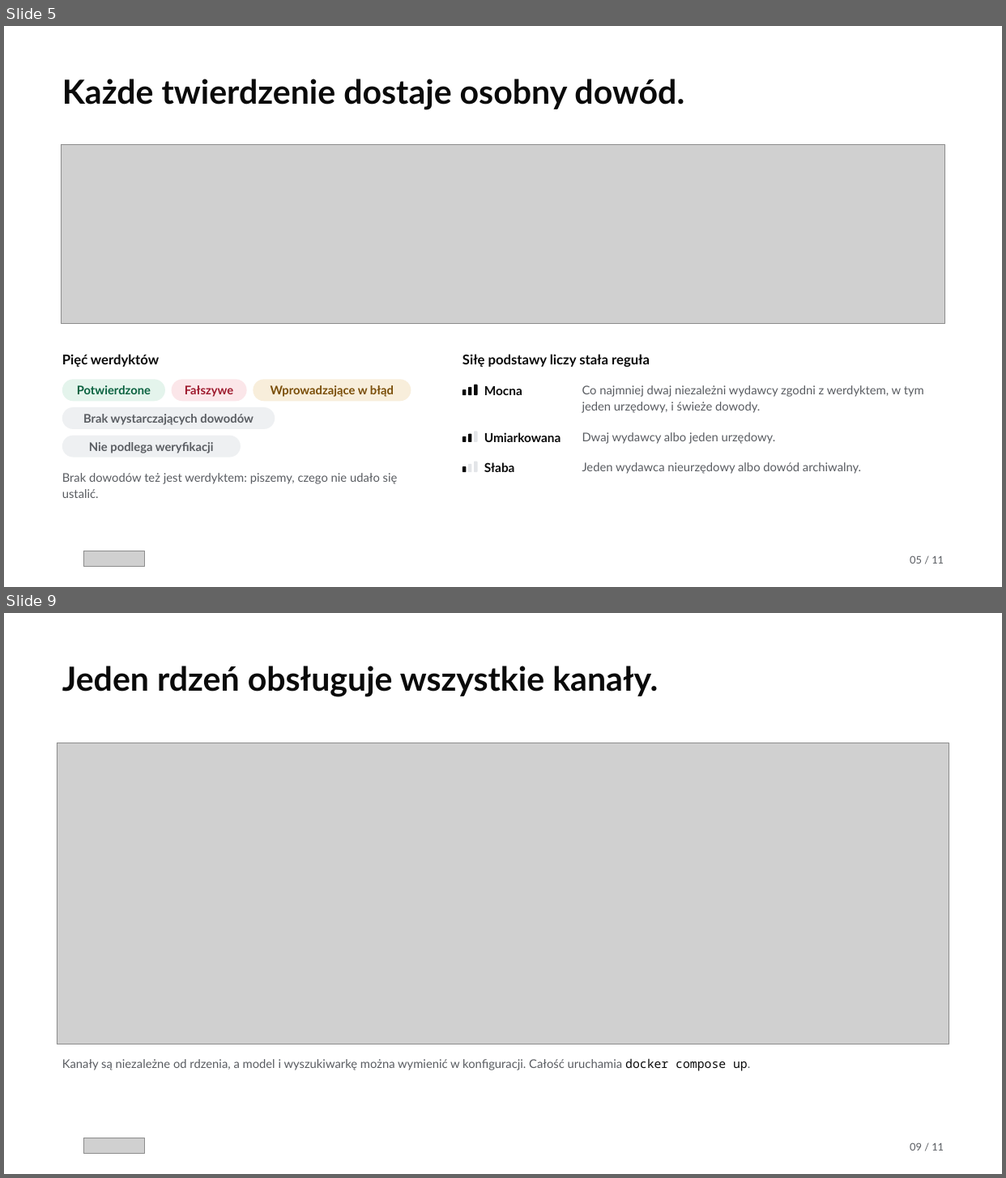
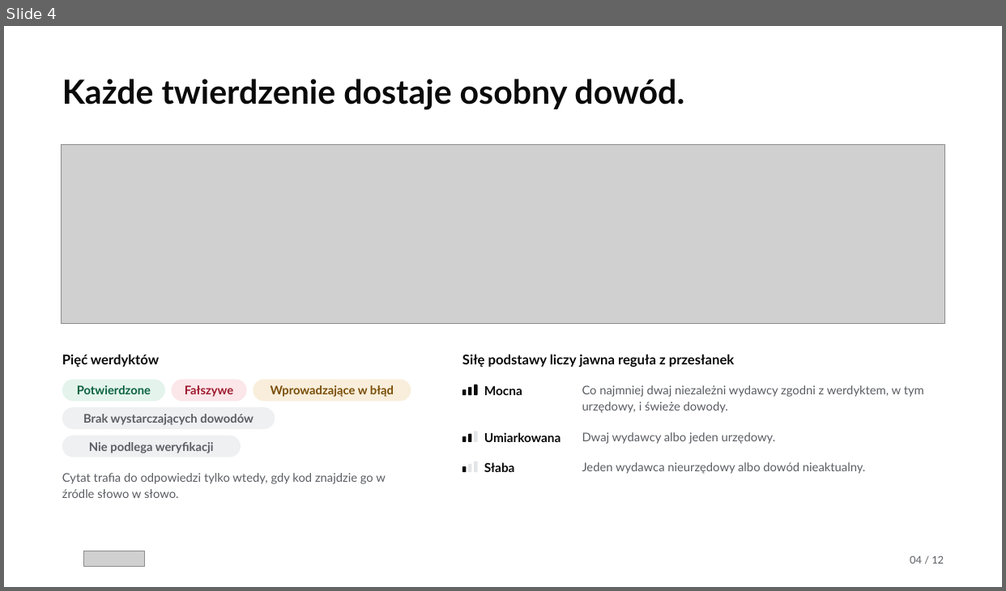
Before and after one commit to Meritum-HackNation2026/meritum-marketing, a slide deck: deck/meritum-deck.pptx. Shown one above the other, each under a label of ours: slides 5 and 9 before the commit, slide 4 after it; the slides between them are not shown. The pictures are 1006x1178 and 1006x591 pixels, drawn with LibreOffice and Linux fonts; fonts in the diff are those of the drawing; grey boxes stand for pictures; background and template pictures are left out. Boxes give left, top, right and bottom in pixels: in the first picture for what was removed or moved away, otherwise in the second. Text is boxed around its words. In the diff, an @@ line names an element or a change of style, - is before the commit and + after.

```diff
--- a/deck/meritum-deck.pptx
+++ b/deck/meritum-deck.pptx
@@ slide 9 removed at <box>4,613,1002,1174</box>, background #FFFFFF @@
@@ text removed at <box>62,666,658,697</box> @@
-Jeden rdzeń obsługuje wszystkie kanały.
@@ picture removed at <box>57,743,949,1045</box> @@
@@ text removed at <box>62,1059,750,1071</box> @@
-Kanały są niezależne od rdzenia, a model i wyszukiwarkę można wymienić w konfiguracji. Całość uruchamia docker compose up.
@@ picture removed at <box>84,1138,145,1153</box> @@
@@ text removed at <box>910,1143,944,1151</box> @@
-09 / 11
@@ what was slide 5 is now slide 4 @@
@@ slide 4 changed as well @@
@@ text at <box>462,354,734,367</box>: text changed @@
-Siłę podstawy liczy stała reguła
+Siłę podstawy liczy jawna reguła z przesłanek
@@ text at <box>582,386,924,413</box>: text changed @@
-Co najmniej dwaj niezależni wydawcy zgodni z werdyktem, w tym jeden urzędowy, i świeże dowody.
+Co najmniej dwaj niezależni wydawcy zgodni z werdyktem, w tym urzędowy, i świeże dowody.
@@ text at <box>582,463,865,474</box>: text changed @@
-Jeden wydawca nieurzędowy albo dowód archiwalny.
+Jeden wydawca nieurzędowy albo dowód nieaktualny.
@@ text at <box>62,473,386,498</box>: text changed @@
-Brak dowodów też jest werdyktem: piszemy, czego nie udało się ustalić.
+Cytat trafia do odpowiedzi tylko wtedy, gdy kod znajdzie go w źródle słowo w słowo.
@@ text at <box>910,556,944,564</box>: text changed @@
-05 / 11
+04 / 12
```
Also in this commit, not shown: 4 other slides changed, 7 slides added, 5 other slides removed, 38 other files.
